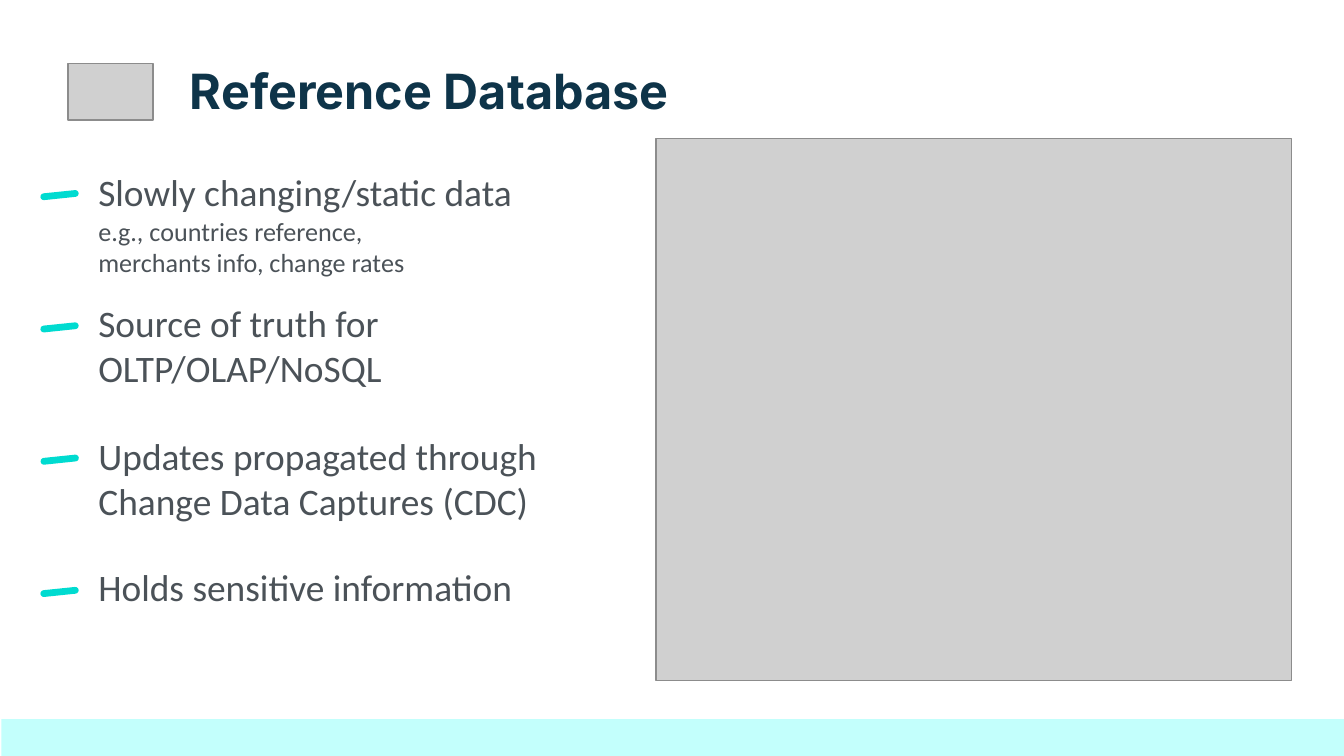
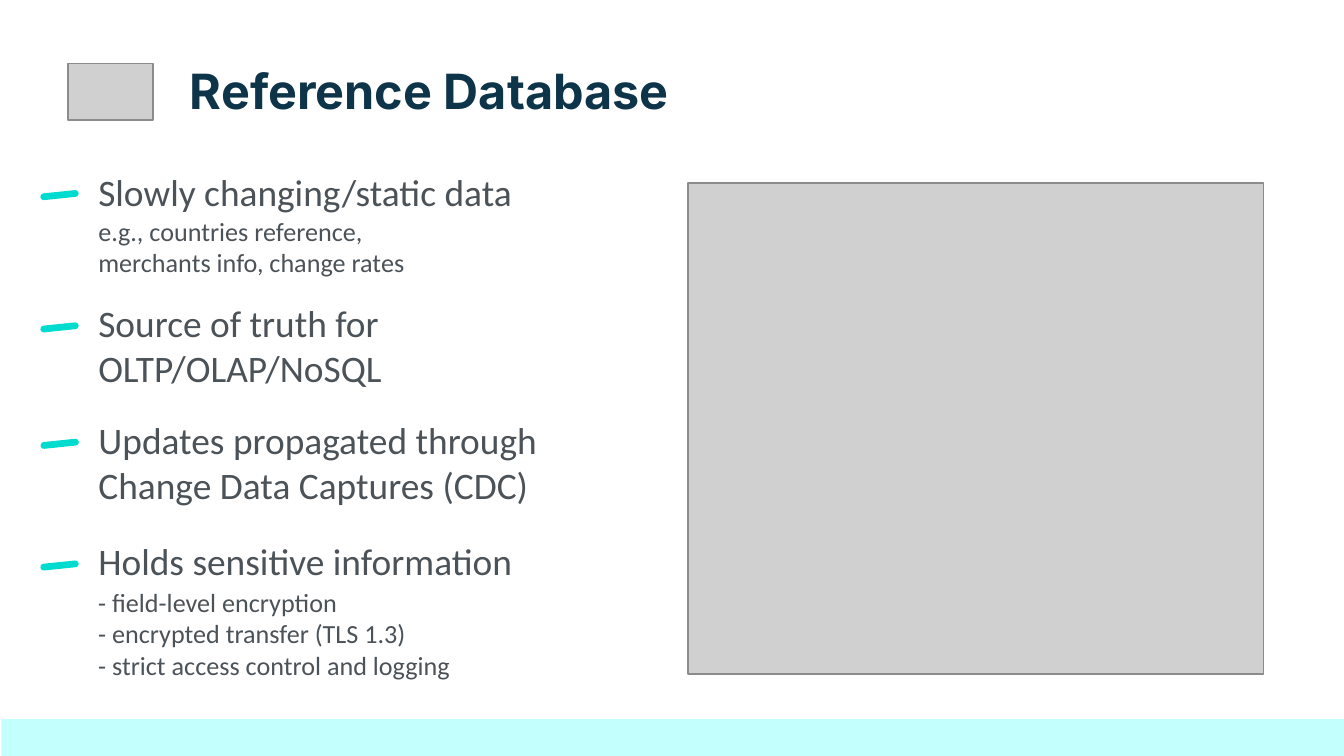
Before and after one commit to netesf13d/jedha-projects, a slide deck: slide 4 of 2-03-Stripe_Business_Case/presentation/Presentation - 2-03 - Stripe Business Case.odp. Drawn at 1344x756 pixels with LibreOffice and Linux fonts; fonts in the diff are those of the drawing; grey boxes stand for pictures. Boxes give left, top, right and bottom in pixels: in the first picture for what was removed or moved away, otherwise in the second. Text is boxed around its words. In the diff, an @@ line names an element or a change of style, - is before the commit and + after.

```diff
--- a/2-03-Stripe_Business_Case/presentation/Presentation - 2-03 - Stripe Business Case.odp
+++ b/2-03-Stripe_Business_Case/presentation/Presentation - 2-03 - Stripe Business Case.odp
@@ picture resized from (x1=656, y1=138, x2=1292, y2=680) to (x1=688, y1=183, x2=1263, y2=673) @@
@@ title "Updates propagated through Change Data ..." moved from (x1=98, y1=444, x2=537, y2=522) to (x1=98, y1=428, x2=537, y2=506) @@
@@ rounded rectangle moved from (x1=40, y1=454, x2=80, y2=464) to (x1=40, y1=439, x2=80, y2=450) @@
@@ title "Holds sensitive information" moved from (x1=98, y1=575, x2=512, y2=602) to (x1=98, y1=549, x2=512, y2=576) @@
@@ rounded rectangle moved from (x1=40, y1=587, x2=80, y2=597) to (x1=40, y1=560, x2=80, y2=570) @@
@@ title added at (x1=112, y1=594, x2=450, y2=680), 14 pt, text #4B5258 @@
+- field-level encryption
+- encrypted transfer (TLS 1.3)
+- strict access control and logging
```
Also in this commit, not shown: 2 other slides changed, 2 slides added, 7 slides removed, 4 other files.
